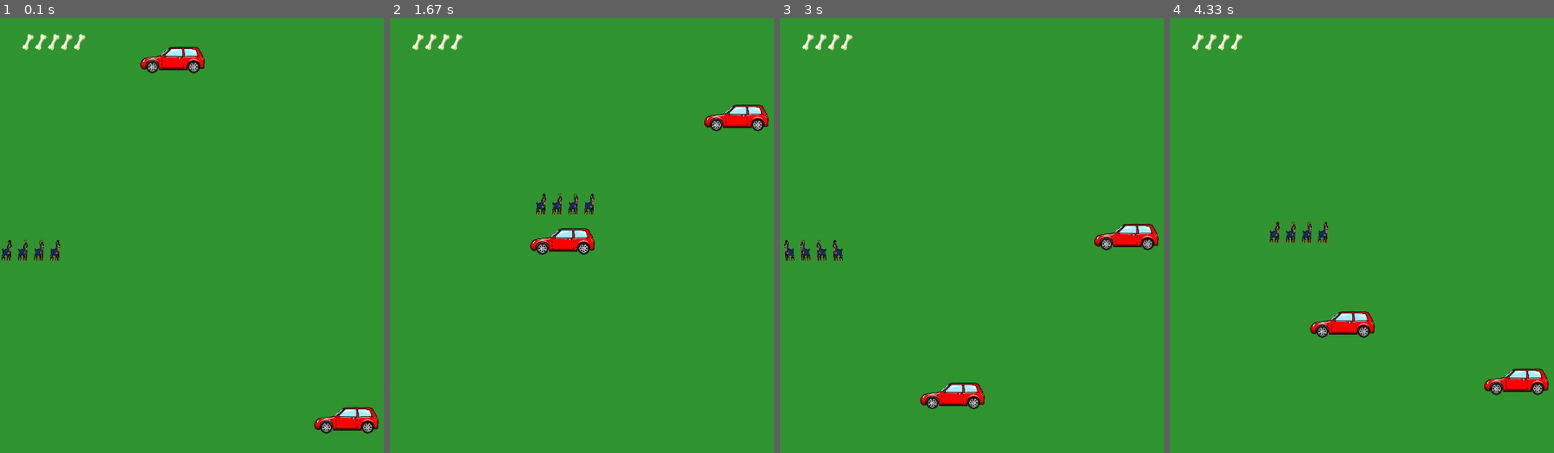
Above: before the commit, frames 1-4 (left to right).
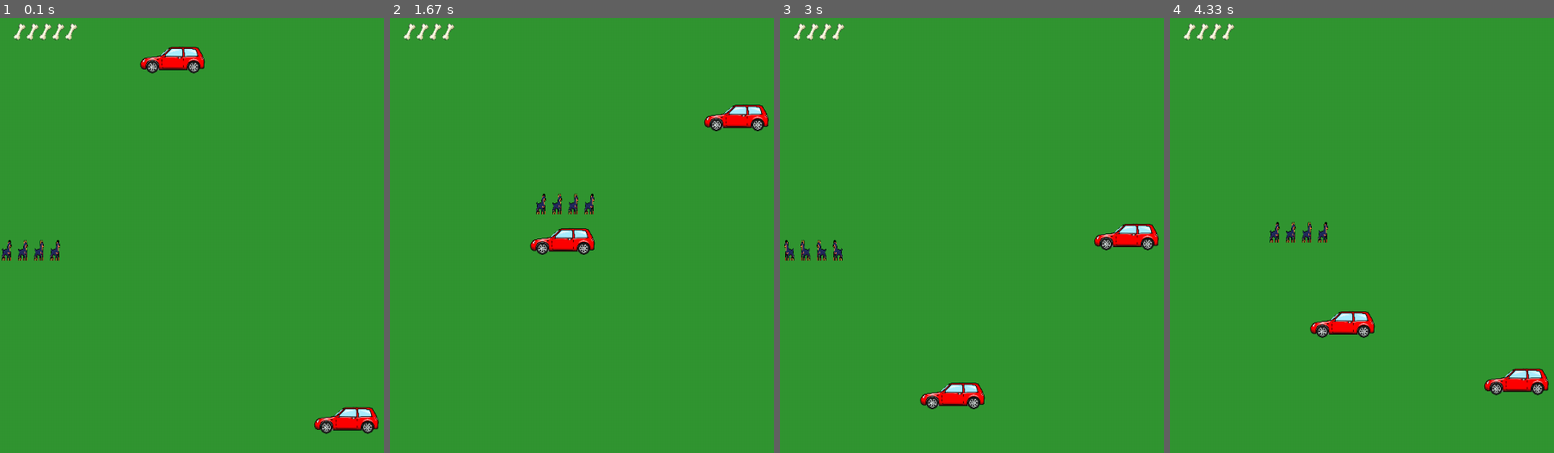
Above: after the commit, the same moments.

Repository: baby-sal/dogtective
Game: pygame game, started from user_interface/game.py
The game is run twice, just before and just after one commit, with the same random seed, the same clock (stepped at 60 frames per second) and the same inputs.
Inputs:
- Up to frame 1 (0.1 s): no input
- Up to frame 2 (1.67 s): hold Right 0.33-0.8 s; hold Up 0.83-1.13 s; hold Right 1.17-1.63 s
- Up to frame 3 (3 s): hold Left 1.67-2.2 s; hold Down 2.23-2.53 s; hold Left 2.57-2.97 s
- Up to frame 4 (4.33 s): hold Up 3-3.37 s; hold Right 3.4-4.03 s; hold Down from 4.07 s (still down)

The runs differ from the first frame. In frame 1, 0.4% of the frame differs, in the area x 3-23%, y 1-8%; in frame 2, 0.3%; in frame 3, 0.3%; in frame 4, 0.3%.

Commit message:
refactoring draw_bones method so health sprite group can be passed into render_all()

Diff:
--- a/logic/components/health.py
+++ b/logic/components/health.py
@@ -14,22 +14,19 @@
         self.width = 50
         self.height = 50
 
-        self.image = pygame.image.load('../logic/assets/images/objects/Bone.png').convert_alpha()
-        self.image = pygame.transform.rotate(self.image, -25)
-        self.rect = self.image.get_rect()
-        self.mask = pygame.mask.from_surface(self.image)
+        self.bone = pygame.image.load('../logic/assets/images/objects/Bone.png').convert_alpha()
+        self.bone = pygame.transform.rotate(self.bone, -25)
+        self.image = self.bone
+        self.rect = self.bone.get_rect()
 
-    def draw_bones(self, screen):
+    def draw_bones(self):
+        health_surface = pygame.Surface((self.width * 5, self.height))
         for i in range(self.current):
-            screen.blit(self.image, (self.x + i * (self.width + -30), self.y))
+            health_surface.blit(self.bone, (i * (self.width - 30), 0))
+        self.image = health_surface
+        self.image.set_colorkey((0, 0, 0))
 
-    def update(self, screen):
+    def update(self):
         if self.visible:
             self.rect.center = (self.x, self.y)
-            self.draw_bones(screen)
-
-# """Health_hit = pygame.sprite.spritecollide(self, dog_group, False, pygame.sprite.collide_mask)"""
-#
-# win = pygame.display.set_mode((WIDTH, HEIGHT))
-# health = Health(5)
-# health.draw_bones(win)
+            self.draw_bones()
--- a/user_interface/game.py
+++ b/user_interface/game.py
@@ -59,9 +59,8 @@
             if self.dog.health.current > 0:
                 self.game_display.fill((50, 150, 50))
 
-                self.render_all(self.car_group)
+                self.render_all(self.car_group, self.health_group)
                 self.render_dog(self.car_group)
-                self.health_group.update(self.game_display)
 
                 pygame.display.update()
                 self.clock.tick(config.FPS)
